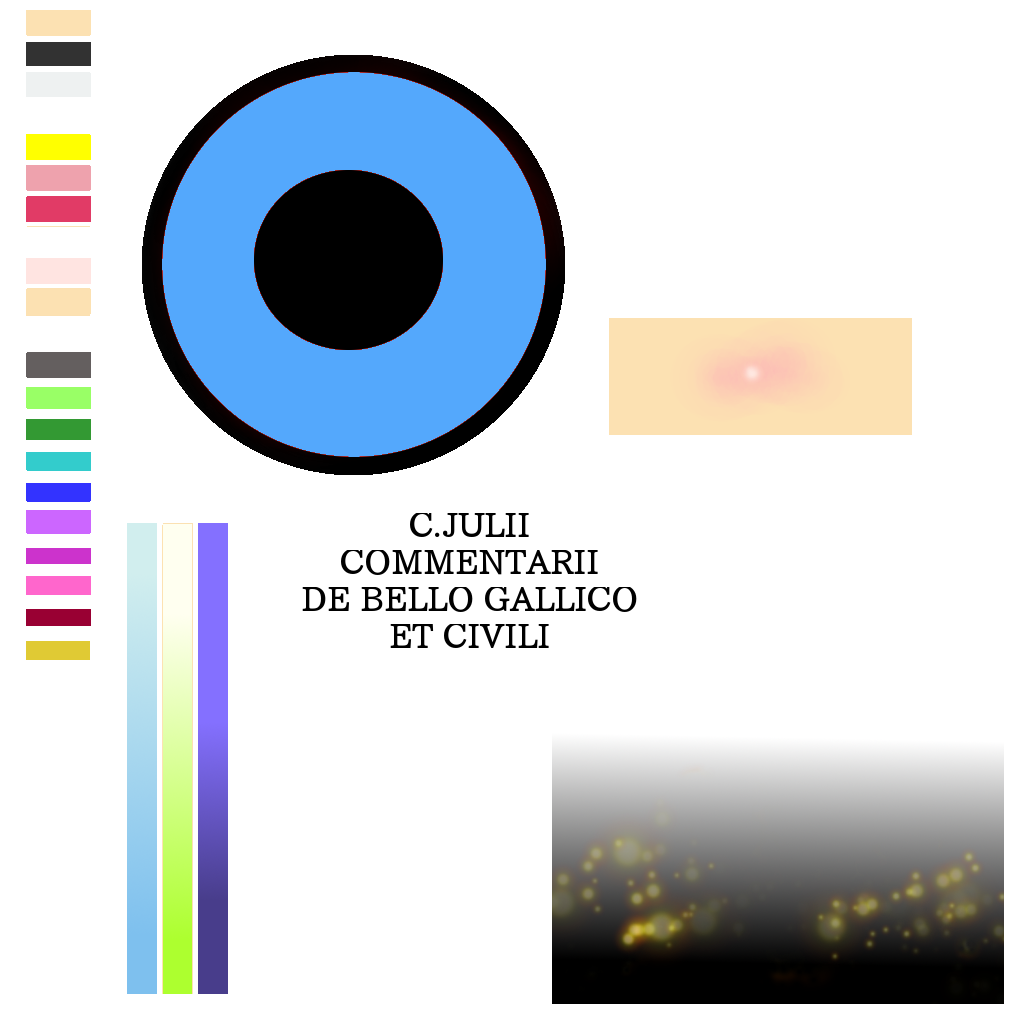
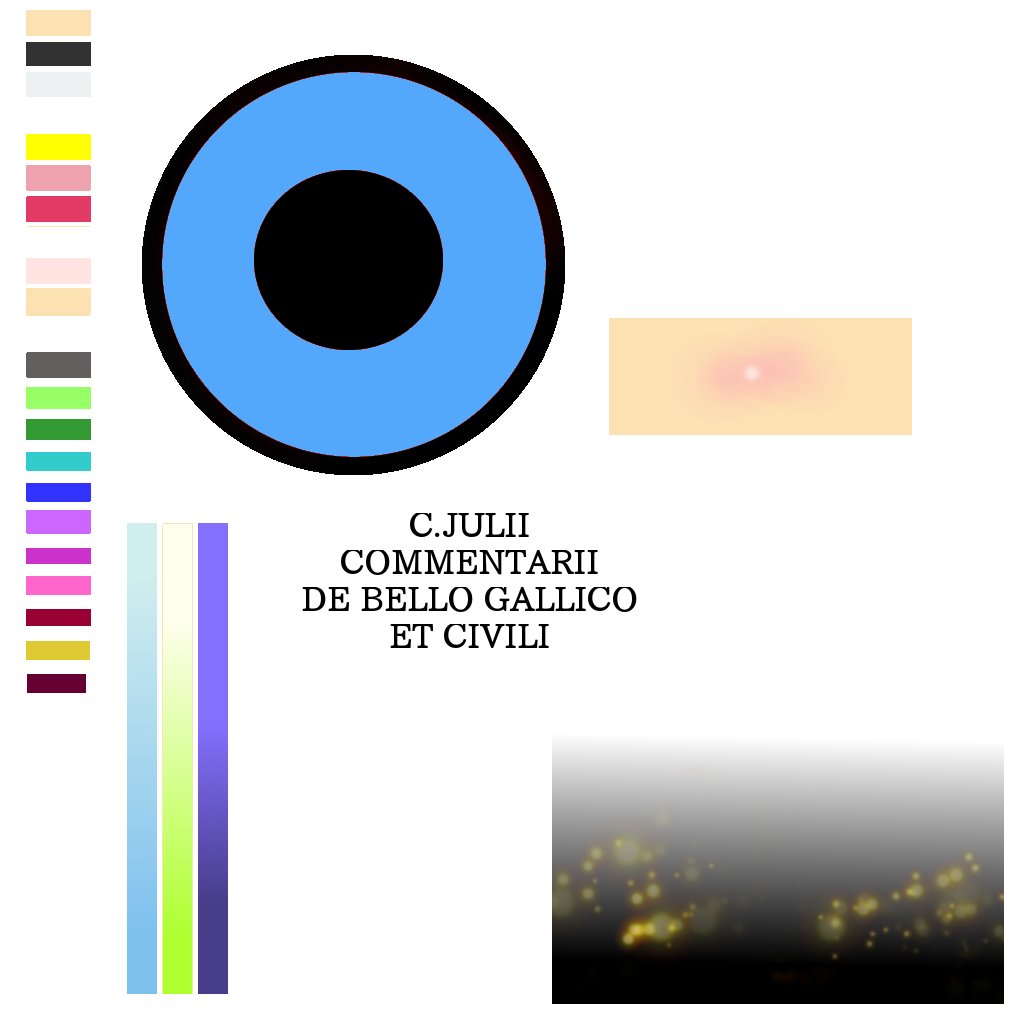
Before/after of a w=1024, h=1024 layered artwork. What changed in the layer stack:
painted on "可視部分コピー #1" over (27, 674, 86, 693)
